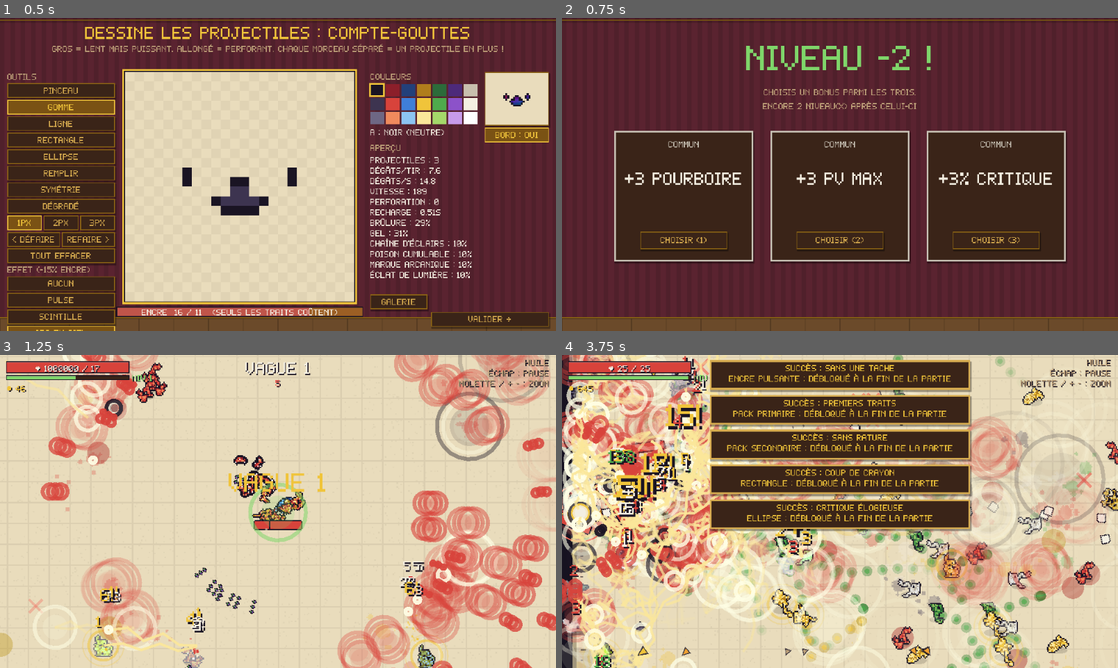
Above: before the commit, frames 1-4 (two rows, left to right).
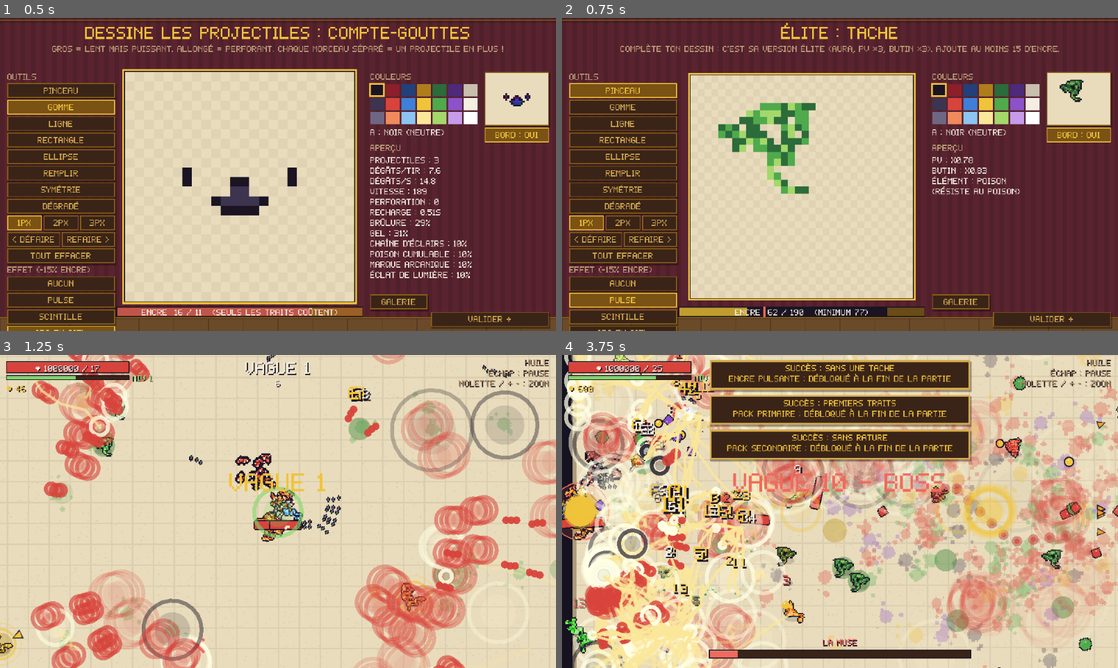
Above: after the commit, the same moments.

Repository: Vltbcq/VowelGame
Game: Godot game, scene res://tests/selftest.tscn
Two runs of this game, one before a commit and one after it. Both use one fixed random seed, a clock stepped at 60 frames per second and the inputs below. This scene is started directly instead of the project's main scene.
Inputs (mouse positions are in pixels of both pictures, inside the frame that each line leads up to):
- Up to frame 1 (0.5 s): no input
- Up to frame 2 (0.75 s): tap Enter at 0.5 s; drag from (801, 187) to (895, 105) at 0.52 s
- Up to frame 3 (1.25 s): no input
- Up to frame 4 (3.75 s): drag from (728, 527) to (812, 574) at 1.27 s; move the mouse to (895, 442) at 2.02 s; hold D 2.03-2.75 s; tap P at 2.1 s; drag from (812, 574) to (673, 464) at 2.77 s; move the mouse to (1006, 558) at 3.52 s; hold A from 3.53 s (still down); tap Keypad Enter at 3.6 s

Frame 1 is identical in both runs. In frame 2, 56% of the frame differs, in the area x 1-99%, y 1-100%; in frame 3, 30%; in frame 4, 57%, in the area x 0-100%, y 0-100%.

Commit message:
Nouvelle arme à ratio : la Pipette (vol de vie ×3)
Estoc rapide qui aspire l'encre des ennemis : vol de vie ×3 sur ses coups, +5 % de base ;
au-delà de 100 %, un coup soigne plusieurs PV. Le cartel affiche le vol de vie actuel.

Co-Authored-By: Claude Opus 5.5 <noreply@anthropic.com>

Diff:
--- a/scripts/core/stats.gd
+++ b/scripts/core/stats.gd
@@ -187,6 +187,13 @@
 	return base
 
 
+## Vol de vie (en %) d'un coup de cette arme. Pipette : ×3 + 5 %. Au-delà de 100 %,
+## un coup soigne plusieurs PV.
+static func lifesteal_of(scale: String) -> float:
+	var ls: float = maxf(0.0, Run.stats.get("lifesteal", 0.0))
+	return ls * 3.0 + 5.0 if scale == "lifesteal" else ls
+
+
 ## Silhouette : ×0,5 pour un tout petit perso, ×1,1 vers 250 px, ×2,1 vers 600 px (max ×3,5).
 static func pixel_mult() -> float:
 	return clampf(0.4 + float(Run.char_a.get("pixels", 0)) / 350.0, 0.5, 3.5)
@@ -217,6 +224,8 @@
 			return "Ratio : %d couleur(s) sur ton perso = ×%.2f" % [int(Run.char_a.get("elements", 0)), 1.0 + 0.35 * int(Run.char_a.get("elements", 0))]
 		"pixels":
 			return "Ratio : %d pixels = ×%.2f" % [int(Run.char_a.get("pixels", 0)), pixel_mult()]
+		"lifesteal":
+			return "Ratio : vol de vie %d%% = %d%% sur ses coups" % [int(s.get("lifesteal", 0)), roundi(lifesteal_of("lifesteal"))]
 	return ""
 
 
--- a/scripts/data/weapon_db.gd
+++ b/scripts/data/weapon_db.gd
@@ -67,6 +67,9 @@
 	"nuancier": {"name": "Nuancier", "kind": "ranged", "style": "shot", "ink": 70, "bink": 25, "canvas": 32, "bcanvas": 16,
 		"dmg": 0.6, "cd": 0.9, "speed": 1.0, "scale": "colors",
 		"desc": "+35% de dégâts par COULEUR différente sur ton perso."},
+	"pipette": {"name": "Pipette", "kind": "melee", "style": "thrust", "ink": 45, "canvas": 24,
+		"dmg": 0.5, "cd": 0.6, "reach": 0.9, "scale": "lifesteal",
+		"desc": "Aspire l'encre des ennemis : vol de vie ×3 sur ses coups, +5% de base."},
 	"silhouette": {"name": "Silhouette", "kind": "melee", "style": "spin", "ink": 102, "canvas": 32,
 		"dmg": 0.6, "cd": 1.4, "reach": 0.95, "scale": "pixels",
 		"desc": "Tour complet. Dégâts selon la TAILLE de ton perso (pixels dessinés)."},
--- a/scripts/game/arena.gd
+++ b/scripts/game/arena.gd
@@ -462,8 +462,11 @@
 			if o != e:
 				o.hurt(dmg * 0.4 * craq, false, (o.position - e.position).normalized() * 40.0)
 	Sfx.play("hit")
-	if randf() * 100.0 < s.lifesteal:
-		player.heal(1.0)
+	# Vol de vie (Pipette : ×3 + 5 %) ; au-delà de 100 %, plusieurs PV par coup
+	var ls := Stats.lifesteal_of(scale) / 100.0
+	var heal := floorf(ls) + (1.0 if randf() < ls - floorf(ls) else 0.0)
+	if heal > 0.0:
+		player.heal(heal)
 	_procs(e, dmg, wst)
 
 
Not shown, changed: README.md
